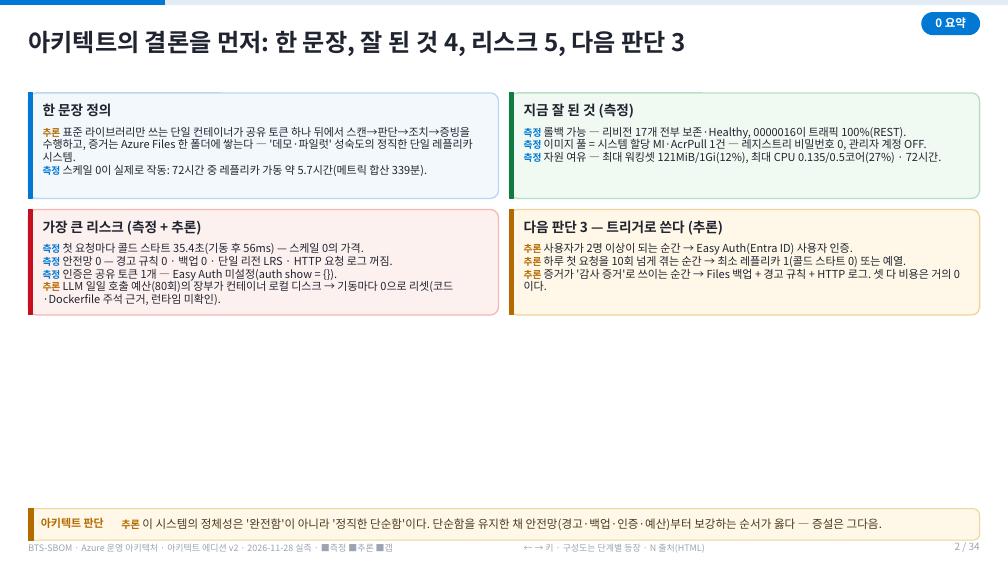
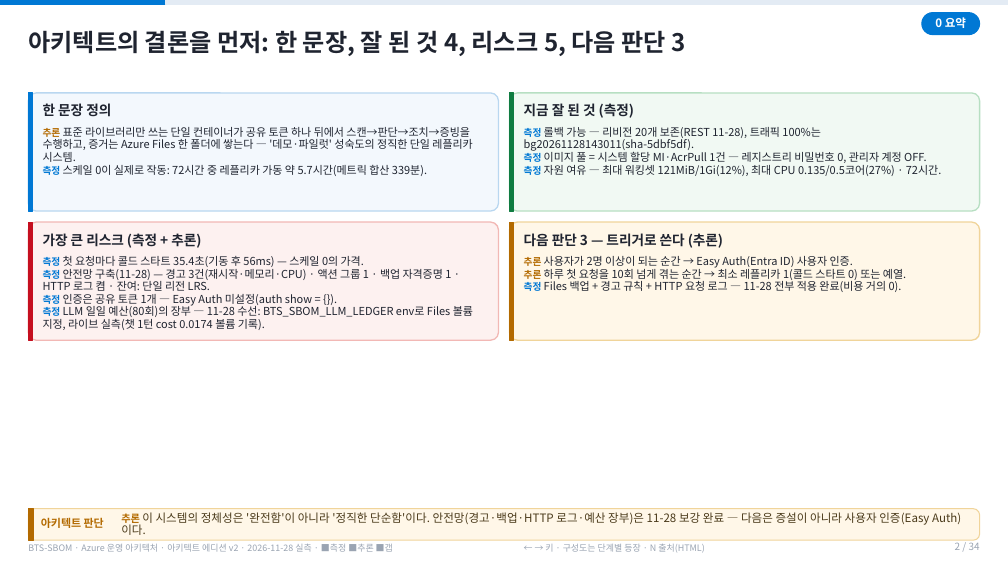
Before and after one commit to Jack-Hwang/beyondthesecurity-sbom, a slide deck: slide 2 of docs/AZURE_OPERATIONS_OVERVIEW.pptx. Drawn at 1008x567 pixels with LibreOffice and Linux fonts; fonts in the diff are those of the drawing. Boxes give left, top, right and bottom in pixels: in the first picture for what was removed or moved away, otherwise in the second. Text is boxed around its words. In the diff, an @@ line names an element or a change of style, - is before the commit and + after.

```diff
--- a/docs/AZURE_OPERATIONS_OVERVIEW.pptx
+++ b/docs/AZURE_OPERATIONS_OVERVIEW.pptx
@@ rounded rectangle: place and size @@
-rounded rectangle at [29,93,499,199]
+rounded rectangle at [29,93,499,211]
@@ rectangle: place and size @@
-rectangle at [29,93,33,199]
+rectangle at [29,93,33,211]
@@ rounded rectangle: place and size @@
-rounded rectangle at [510,93,980,199]
+rounded rectangle at [510,93,980,211]
@@ rectangle: place and size @@
-rectangle at [510,93,513,199]
+rectangle at [510,93,513,211]
@@ text at [524,127,820,152]: text changed @@
-측정 롤백 가능 — 리비전 17개 전부 보존·Healthy, 0000016이 트래픽 100%(REST).
+측정 롤백 가능 — 리비전 20개 보존(REST 11-28), 트래픽 100%는 bg20261128143011(sha-5dbf5df).
@@ rounded rectangle: place and size @@
-rounded rectangle at [29,209,499,315]
+rounded rectangle at [29,222,499,340]
@@ rectangle: place and size @@
-rectangle at [29,209,33,315]
+rectangle at [29,222,33,340]
@@ text "가장 큰 리스크 (측정 + ...": place and size @@
-text "가장 큰 리스크 (측정 + ..." at [43,220,201,235]
+text "가장 큰 리스크 (측정 + ..." at [43,233,201,248]
@@ proportions changed in 4 elements at [29,93,499,211], [510,93,980,211], [29,222,499,340], [510,222,980,340] @@
@@ rounded rectangle: place and size @@
-rounded rectangle at [510,209,980,315]
+rounded rectangle at [510,222,980,340]
@@ rectangle: place and size @@
-rectangle at [510,209,513,315]
+rectangle at [510,222,513,340]
@@ text "다음 판단 3 — 트리거로 ...": place and size @@
-text "다음 판단 3 — 트리거로 ..." at [524,220,723,235]
+text "다음 판단 3 — 트리거로 ..." at [524,233,723,248]
@@ text "측정 첫 요청마다 콜드 스타트 ...": place and size @@
-text "측정 첫 요청마다 콜드 스타트 ..." at [43,243,453,305]
+text "측정 첫 요청마다 콜드 스타트 ..." at [43,256,473,330]
@@ text at [43,266,451,291]: text changed @@
-측정 안전망 0 — 경고 규칙 0 · 백업 0 · 단일 리전 LRS · HTTP 요청 로그 꺼짐.
+측정 안전망 구축(11-28) — 경고 3건(재시작·메모리·CPU) · 액션 그룹 1 · 백업 자격증명 1 · HTTP 로그 켬 · 잔여: 단일 리전 LRS.
@@ text "추론 사용자가 2명 이상이 되는 ...": place and size @@
-text "추론 사용자가 2명 이상이 되는 ..." at [524,243,951,279]
+text "추론 사용자가 2명 이상이 되는 ..." at [524,256,906,292]
@@ text at [524,279,902,292]: text changed @@
-추론 증거가 '감사 증거'로 쓰이는 순간 → Files 백업 + 경고 규칙 + HTTP 로그. 셋 다 비용은 거의 0이다.
+측정 Files 백업 + 경고 규칙 + HTTP 요청 로그 — 11-28 전부 적용 완료(비용 거의 0).
@@ text at [43,304,473,330]: text changed @@
-추론 LLM 일일 호출 예산(80회)의 장부가 컨테이너 로컬 디스크 → 기동마다 0으로 리셋(코드·Dockerfile 주석 근거, 런타임 미확인).
+측정 LLM 일일 예산(80회)의 장부 — 11-28 수선: BTS_SBOM_LLM_LEDGER env로 Files 볼륨 지정, 라이브 실측(챗 1턴 cost 0.0174 볼륨 기록).
@@ text at [121,512,961,535]: text changed @@
-추론 이 시스템의 정체성은 '완전함'이 아니라 '정직한 단순함'이다. 단순함을 유지한 채 안전망(경고·백업·인증·예산)부터 보강하는 순서가 옳다 — 증설은 그다음.
+추론 이 시스템의 정체성은 '완전함'이 아니라 '정직한 단순함'이다. 안전망(경고·백업·HTTP 로그·예산 장부)은 11-28 보강 완료 — 다음은 증설이 아니라 사용자 인증(Easy Auth)이다.
```
Also in this commit, not shown: 17 other slides changed, 4 other files.
